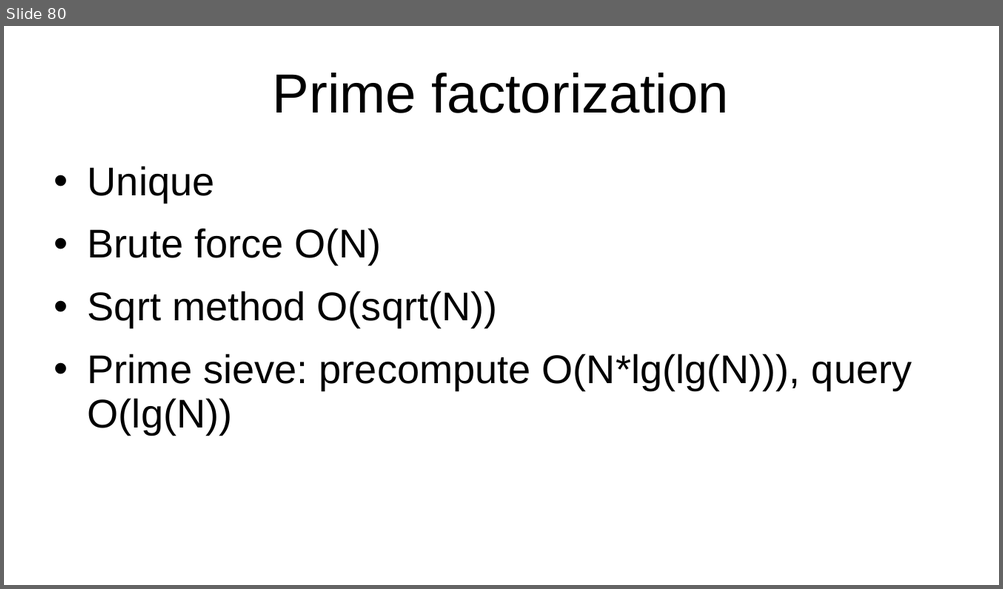
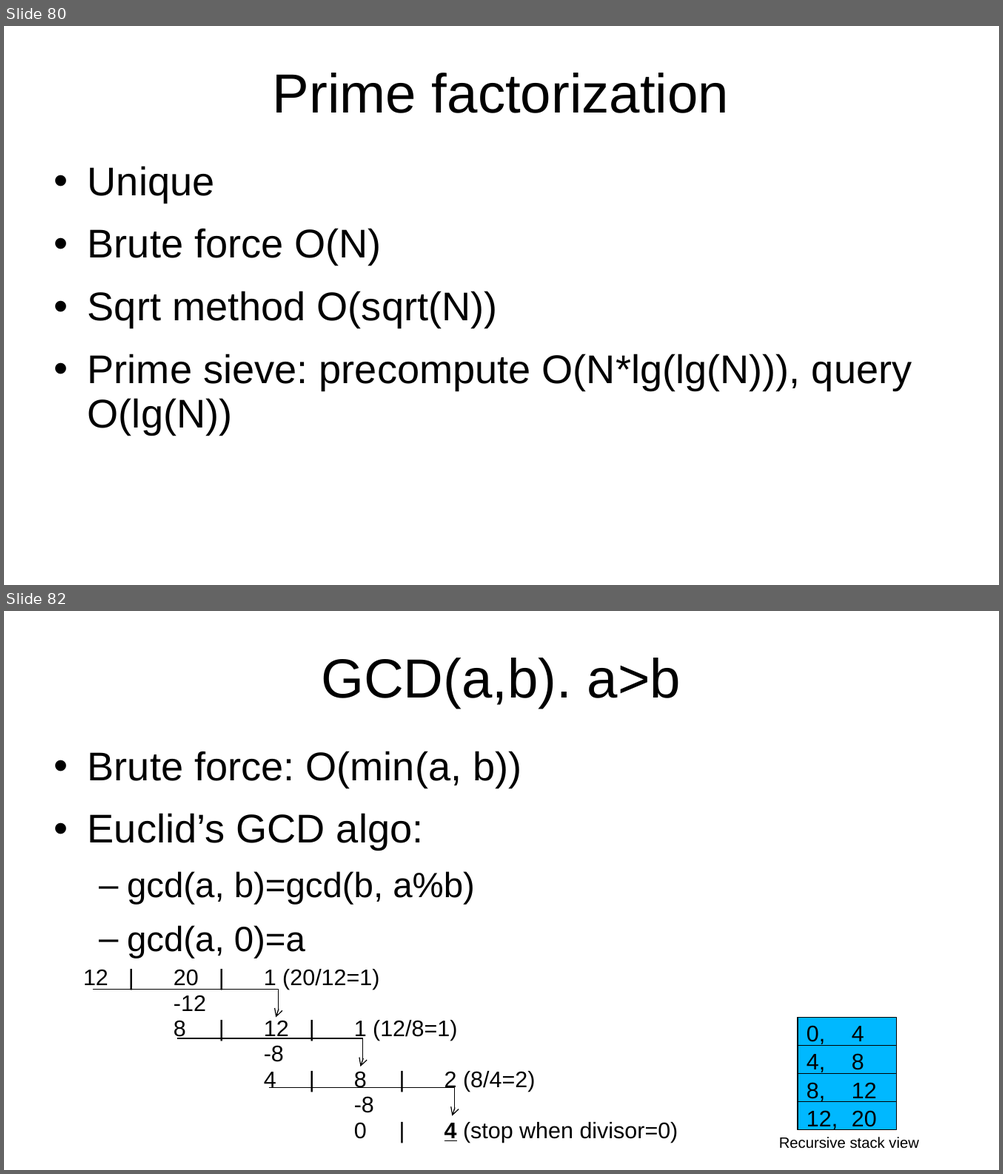
Before and after one commit to kindaichinisan/CompetitiveProgramming, a slide deck: MyCode/competitive_programming.ppt. Shown one above the other, each under a label of ours: slide 80 before the commit, slides 80 and 82 after it; the slides between them are not shown. The pictures are 1003x589 and 1003x1174 pixels, drawn with LibreOffice and Linux fonts; fonts in the diff are those of the drawing. Boxes give left, top, right and bottom in pixels: in the first picture for what was removed or moved away, otherwise in the second. Text is boxed around its words. In the diff, an @@ line names an element or a change of style, - is before the commit and + after.

```diff
--- a/MyCode/competitive_programming.ppt
+++ b/MyCode/competitive_programming.ppt
@@ slide 82 added at [4,611,999,1170], background #FFFFFF @@
@@ title added at [321,658,680,709], 44 pt, text #000000 @@
+GCD(a,b). a>b
@@ text added at [88,751,521,958], 32 pt, text #000000 @@
+• Brute force: O(min(a, b))
+• Euclid’s GCD algo:
+  – gcd(a, b)=gcd(b, a%b)
+  – gcd(a, 0)=a
@@ group added at [83,969,678,1143]: 3 elbow arrows, 1 text @@
+12 | 20 | 1 (20/12=1)
+-12
+8 | 12 | 1 (12/8=1)
+-8
+4 | 8 | 2 (8/4=2)
+-8
+0 | 4 (stop when divisor=0)
@@ group added at [779,1018,919,1149]: 4 rectangles, 1 text @@
+12, 20
+8, 12
+4, 8
+0, 4
+Recursive stack view
```
Also in this commit, not shown: 2 slides changed, 6 other slides added, 2 other files.
